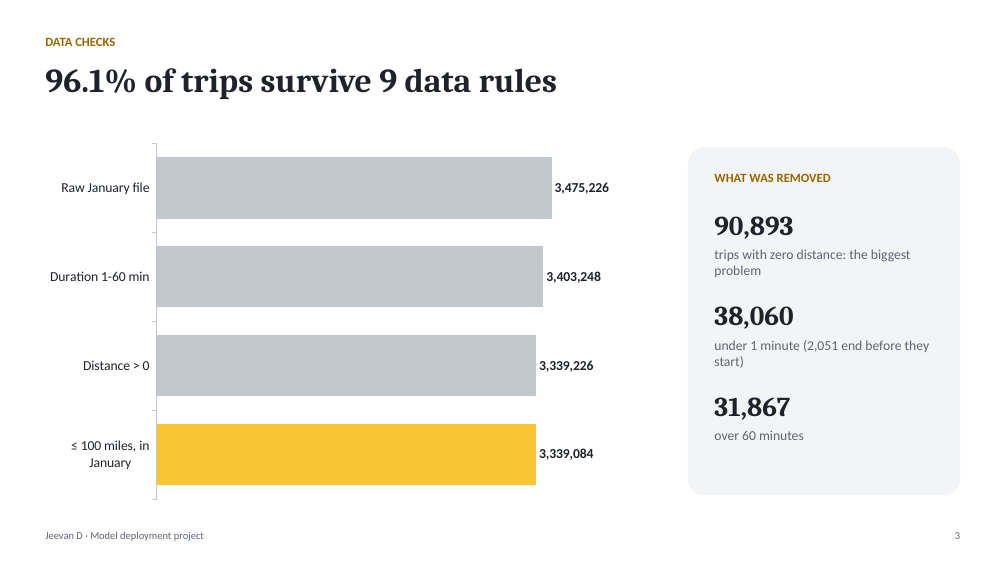
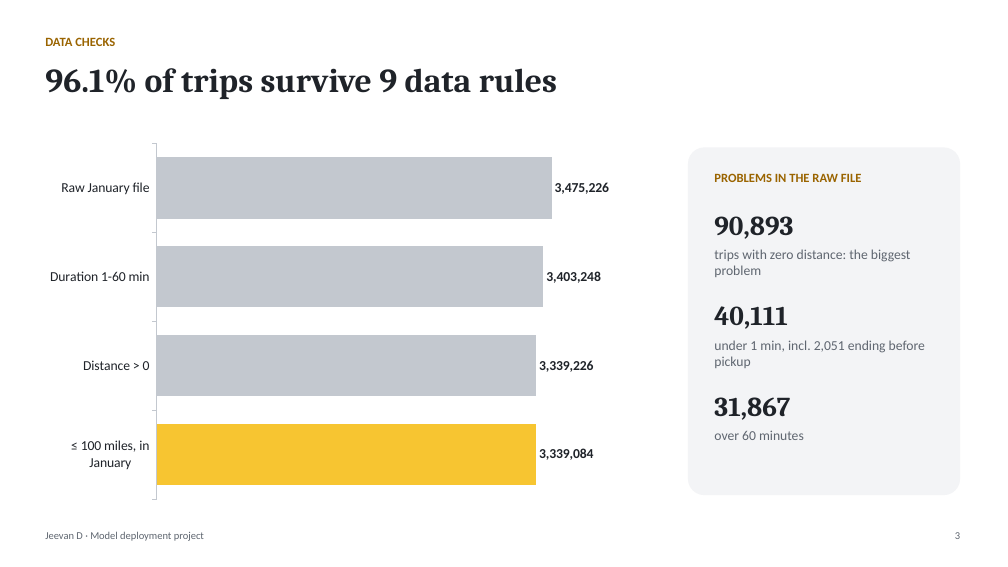
Before and after one commit to jeevan516/model-deployment-project, a slide deck: slide 3 of presentation/model-deployment-project.pptx. Drawn at 1008x567 pixels with LibreOffice and Linux fonts; fonts in the diff are those of the drawing. Boxes give left, top, right and bottom in pixels: in the first picture for what was removed or moved away, otherwise in the second. Text is boxed around its words. In the diff, an @@ line names an element or a change of style, - is before the commit and + after.

Commit message:
Fix data-rule counts: under 1 minute is 40,111 (38,060 short + 2,051 ending before pickup)

```diff
--- a/presentation/model-deployment-project.pptx
+++ b/presentation/model-deployment-project.pptx
@@ text at (714, 173, 862, 182): text changed @@
-WHAT WAS REMOVED
+PROBLEMS IN THE RAW FILE
@@ text at (714, 306, 787, 329): text changed @@
-38,060
+40,111
@@ text at (714, 340, 925, 368): text changed @@
-under 1 minute (2,051 end before they start)
+under 1 min, incl. 2,051 ending before pickup
```
Also in this commit, not shown: 2 other files.
